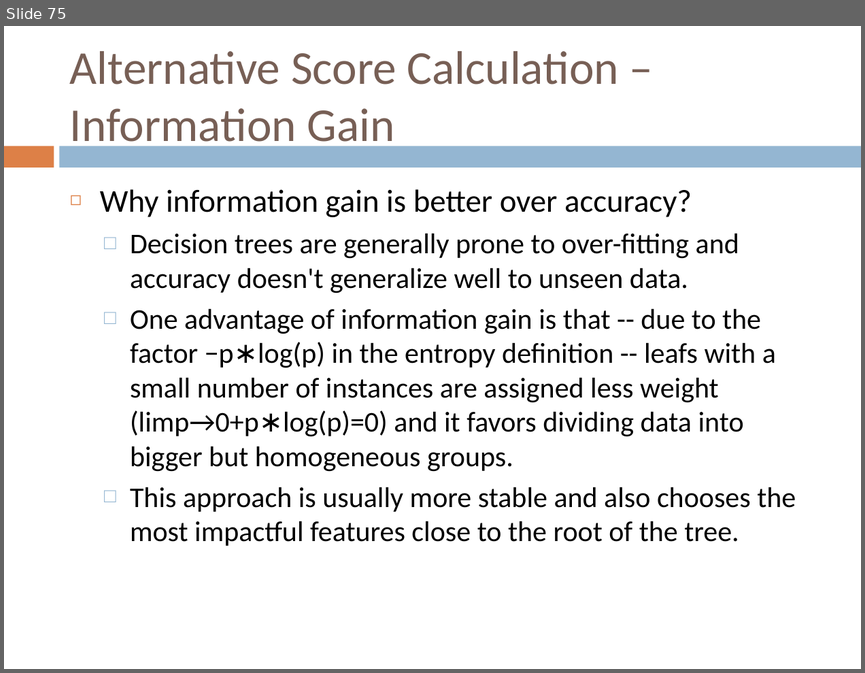
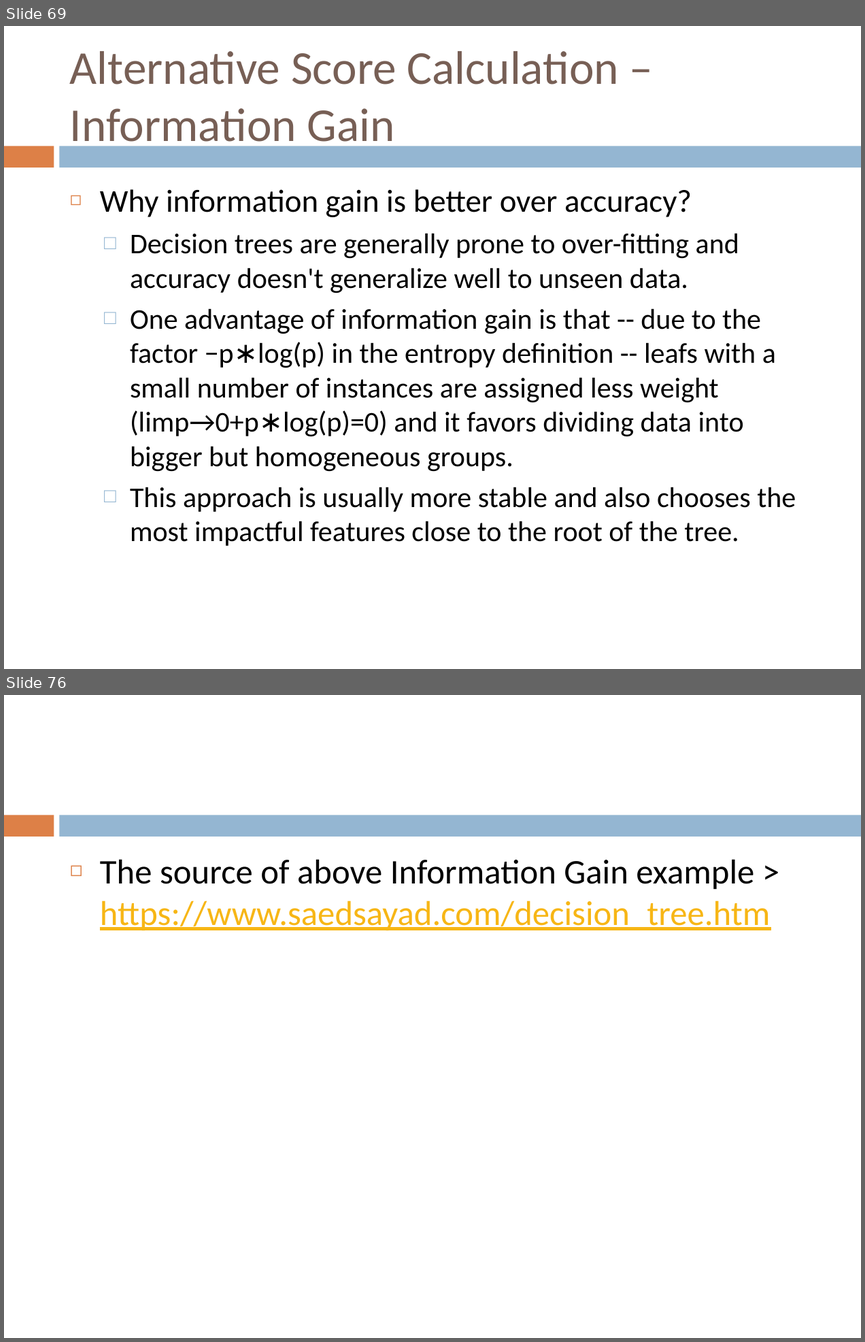
Before and after one commit to FurkanGozukara/CSE419_2018, a slide deck: Lecture 3 - Decision Trees.pptx. Shown one above the other, each under a label of ours: slide 75 before the commit, slides 69 and 76 after it; the slides between them are not shown. The pictures are 865x673 and 865x1342 pixels, drawn with LibreOffice and Linux fonts; fonts in the diff are those of the drawing. Boxes give left, top, right and bottom in pixels: in the first picture for what was removed or moved away, otherwise in the second. Text is boxed around its words. In the diff, an @@ line names an element or a change of style, - is before the commit and + after.

Commit message:
decision tree slides improved

```diff
--- a/Lecture 3 - Decision Trees.pptx
+++ b/Lecture 3 - Decision Trees.pptx
@@ slide 76 added at box(4, 695, 861, 1338), background #FFFFFF; not listed: 2 template elements that a slide beside it also shows @@
@@ text added at box(100, 859, 770, 931), 29 pt, text #F7B615, underline @@
+◻ The source of above Information Gain example > https://www.saedsayad.com/decision_tree.htm
@@ what was slide 75 is now slide 69 @@
```
Also in this commit, not shown: 2 other slides added, 8 slides removed, 1 other file.
